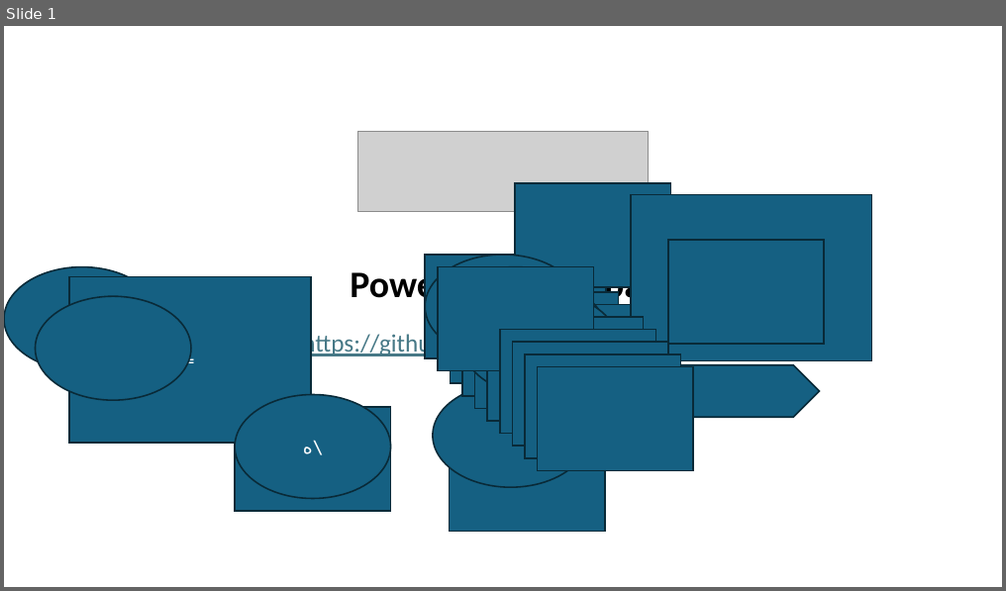
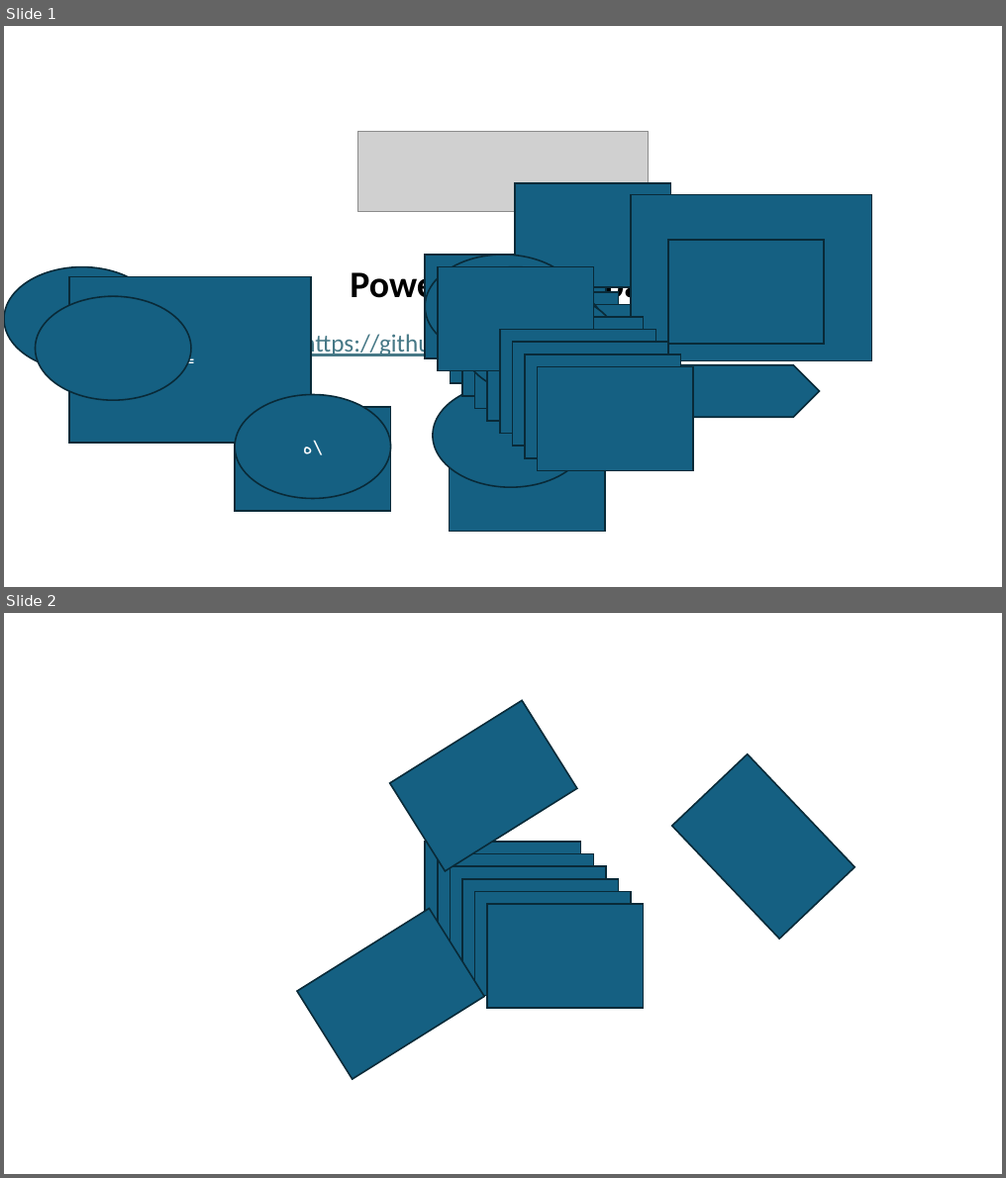
Before and after one commit to Naldakheell/PPTK, a slide deck: src/PPTK-WINDOWS-FINAL.pptm. Shown one above the other, each under a label of ours: slide 1 before the commit, slides 1 and 2 after it. The pictures are 1006x591 and 1006x1178 pixels, drawn with LibreOffice and Linux fonts; fonts in the diff are those of the drawing; grey boxes stand for pictures. Boxes give left, top, right and bottom in pixels: in the first picture for what was removed or moved away, otherwise in the second. Text is boxed around its words. In the diff, an @@ line names an element or a change of style, - is before the commit and + after.

```diff
--- a/src/PPTK-WINDOWS-FINAL.pptm
+++ b/src/PPTK-WINDOWS-FINAL.pptm
@@ slide 2 added at (4,613,1002,1174), background #FFFFFF @@
@@ rectangle added at (389,701,577,871), fill #156082, outline #092A39 1.5 pt @@
@@ rectangle added at (672,755,854,940), fill #156082, outline #092A39 1.5 pt @@
@@ rectangle added at (425,842,580,947), fill #156082, outline #092A39 1.5 pt @@
@@ rectangle added at (438,854,593,959), fill #156082, outline #092A39 1.5 pt @@
@@ rectangle added at (450,866,606,970), fill #156082, outline #092A39 1.5 pt @@
@@ rectangle added at (462,879,618,983), fill #156082, outline #092A39 1.5 pt @@
@@ rectangle added at (297,909,484,1080), fill #156082, outline #092A39 1.5 pt @@
@@ rectangle added at (475,891,631,995), fill #156082, outline #092A39 1.5 pt @@
@@ rectangle added at (487,904,644,1008), fill #156082, outline #092A39 1.5 pt @@
```
Also in this commit, not shown: 4 other files.
